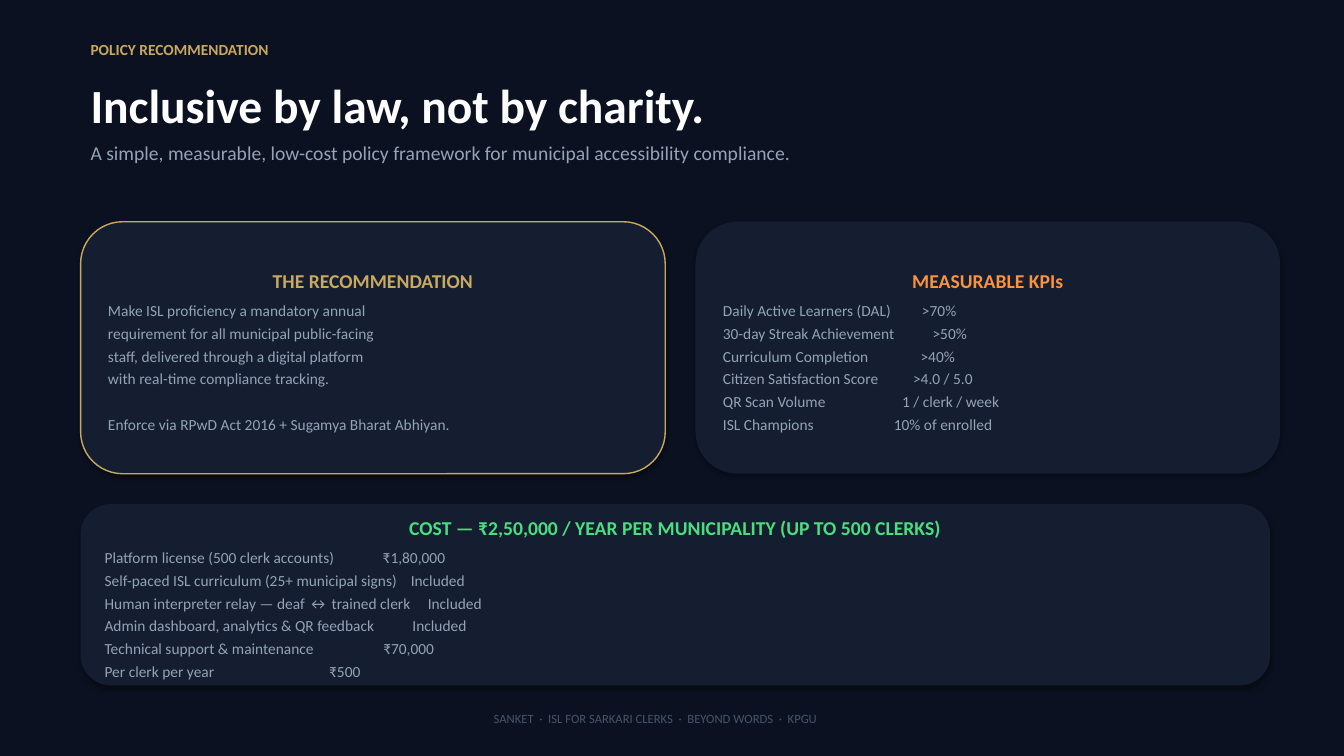
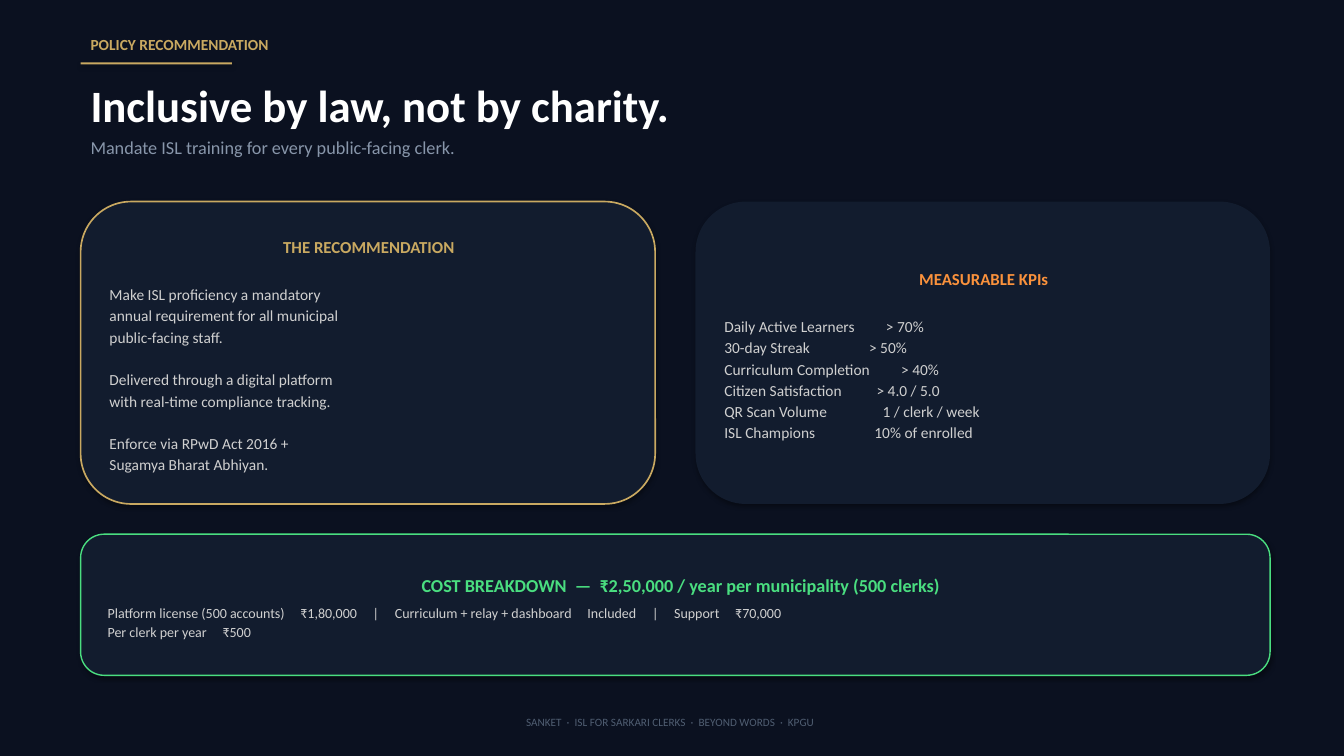
Before and after one commit to rudrakhairnar16-bit/sanket, a slide deck: slide 5 of deliverables/Sanket-Pitch-Deck-Yuva6.pptx. Drawn at 1344x756 pixels with LibreOffice and Linux fonts; fonts in the diff are those of the drawing. Boxes give left, top, right and bottom in pixels: in the first picture for what was removed or moved away, otherwise in the second. Text is boxed around its words. In the diff, an @@ line names an element or a change of style, - is before the commit and + after.

```diff
--- a/deliverables/Sanket-Pitch-Deck-Yuva6.pptx
+++ b/deliverables/Sanket-Pitch-Deck-Yuva6.pptx
@@ text "POLICY RECOMMENDATION": place and size @@
-text "POLICY RECOMMENDATION" at [91, 45, 268, 55]
+text "POLICY RECOMMENDATION" at [91, 40, 268, 50]
@@ text "Inclusive by law, not by ..." at [91, 90, 669, 129]: size 34 to 32 pt @@
@@ rectangle added at [81, 63, 232, 65], fill #C9A961 @@
@@ text removed at [91, 146, 790, 163] @@
-A simple, measurable, low-cost policy framework for municipal accessibility compliance.
@@ text added at [91, 141, 455, 157], 13 pt, text #8896AA @@
+Mandate ISL training for every public-facing clerk.
@@ rounded rectangle "THE RECOMMENDATION": place and size @@
-rounded rectangle "THE RECOMMENDATION" at [81, 222, 665, 474]
+rounded rectangle "THE RECOMMENDATION" at [81, 202, 655, 504]
@@ rounded rectangle "THE RECOMMENDATION" at [81, 202, 655, 504]: fill #141E30 to #121C2E; outline #C9A961 1 pt to #C9A961 1.2 pt @@
@@ rounded rectangle "MEASURABLE KPIs": place and size @@
-rounded rectangle "MEASURABLE KPIs" at [696, 222, 1280, 474]
+rounded rectangle "MEASURABLE KPIs" at [696, 202, 1270, 504]
@@ rounded rectangle "MEASURABLE KPIs" at [696, 202, 1270, 504]: fill #141E30 to #121C2E @@
@@ text in rounded rectangle at [109, 242, 454, 410]: size 14 to 12 pt in "THE RECOMMENDATION"; text colour #94A3B8 to #D0D0D0 in "with real-time compliance tracking."; less space between paragraphs @@
@@ text in rounded rectangle at [109, 289, 338, 388]: text changed; text colour #94A3B8 to #D0D0D0 @@
-Make ISL proficiency a mandatory annual
-requirement for all municipal public-facing
-staff, delivered through a digital platform
+Make ISL proficiency a mandatory
+annual requirement for all municipal
+public-facing staff.
+Delivered through a digital platform
@@ text in rounded rectangle at [724, 274, 1048, 441]: size 14 to 12 pt in "MEASURABLE KPIs"; text colour #94A3B8 to #D0D0D0 in "QR Scan Volume 1 / clerk / ...", "ISL Champions 10% of enrolled"; less space between paragraphs @@
@@ text in rounded rectangle at [724, 321, 940, 396]: text changed; text colour #94A3B8 to #D0D0D0 @@
-Daily Active Learners (DAL) >70%
-30-day Streak Achievement >50%
-Curriculum Completion >40%
-Citizen Satisfaction Score >4.0 / 5.0
+Daily Active Learners > 70%
+30-day Streak > 50%
+Curriculum Completion > 40%
+Citizen Satisfaction > 4.0 / 5.0
@@ text in rounded rectangle at [109, 438, 277, 473]: text changed; text colour #94A3B8 to #D0D0D0 @@
-Enforce via RPwD Act 2016 + Sugamya Bharat Abhiyan.
+Enforce via RPwD Act 2016 +
+Sugamya Bharat Abhiyan.
@@ rounded rectangle "COST BREAKDOWN — ₹2,50,000 / ...": place and size @@
-rounded rectangle "COST BREAKDOWN — ₹2,50,000 / ..." at [81, 504, 1270, 686]
+rounded rectangle "COST BREAKDOWN — ₹2,50,000 / ..." at [81, 534, 1270, 676]
@@ rounded rectangle "COST BREAKDOWN — ₹2,50,000 / ..." at [81, 534, 1270, 676]: size 11 to 10 pt, text colour #94A3B8 to #D0D0D0 in "Per clerk per year ₹500"; less space between paragraphs; fill #141E30 to #121C2E; outline none to #4ADE80 1 pt @@
@@ text in rounded rectangle at [108, 578, 940, 621]: text changed; size 11 to 10 pt; text colour #94A3B8 to #D0D0D0 @@
-COST — ₹2,50,000 / YEAR PER MUNICIPALITY (UP TO 500 CLERKS)
-Platform license (500 clerk accounts) ₹1,80,000
-Self-paced ISL curriculum (25+ municipal signs) Included
-Human interpreter relay — deaf ↔ trained clerk Included
-Admin dashboard, analytics & QR feedback Included
-Technical support & maintenance ₹70,000
+COST BREAKDOWN — ₹2,50,000 / year per municipality (500 clerks)
+Platform license (500 accounts) ₹1,80,000 | Curriculum + relay + dashboard Included | Support ₹70,000
@@ text "SANKET · ISL FOR SARKARI ..." at [526, 719, 814, 726]: size 9 to 8 pt, text colour #475569 to #505E72 @@
```
Also in this commit, not shown: 9 other slides changed, 2 other files.
